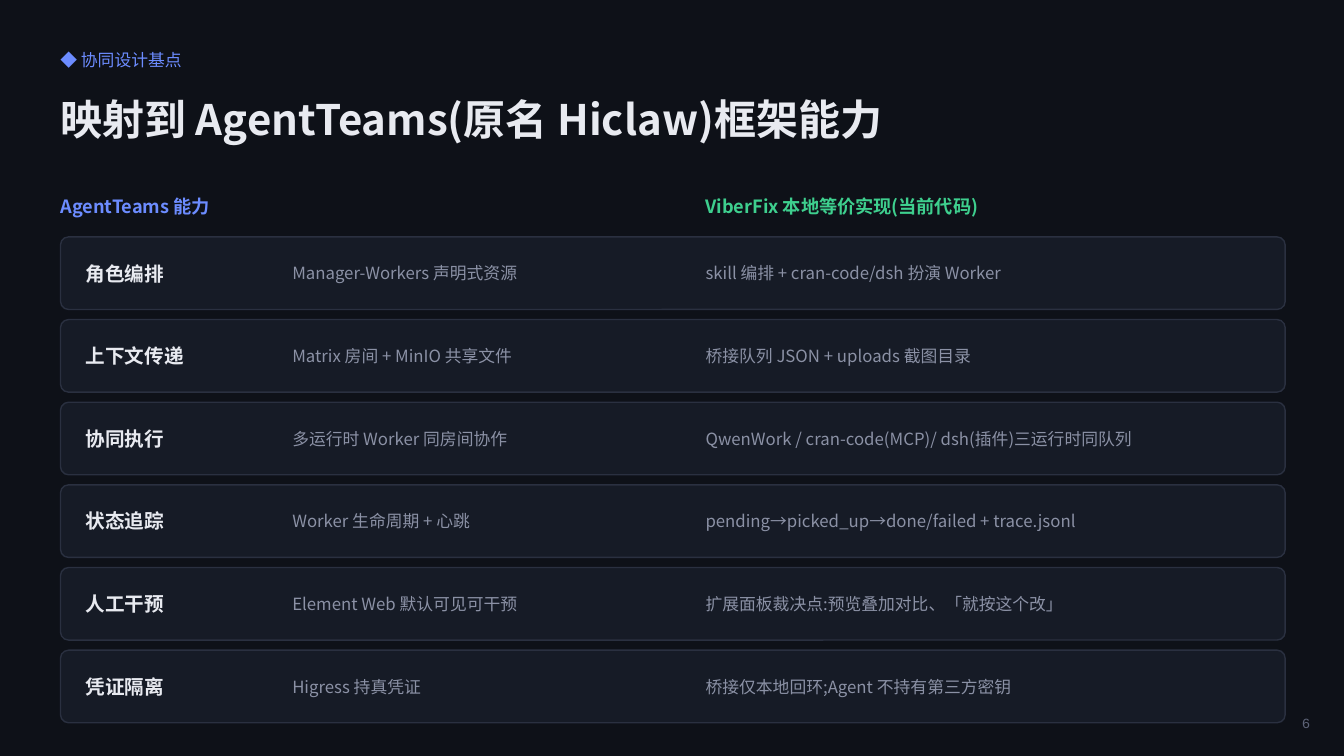
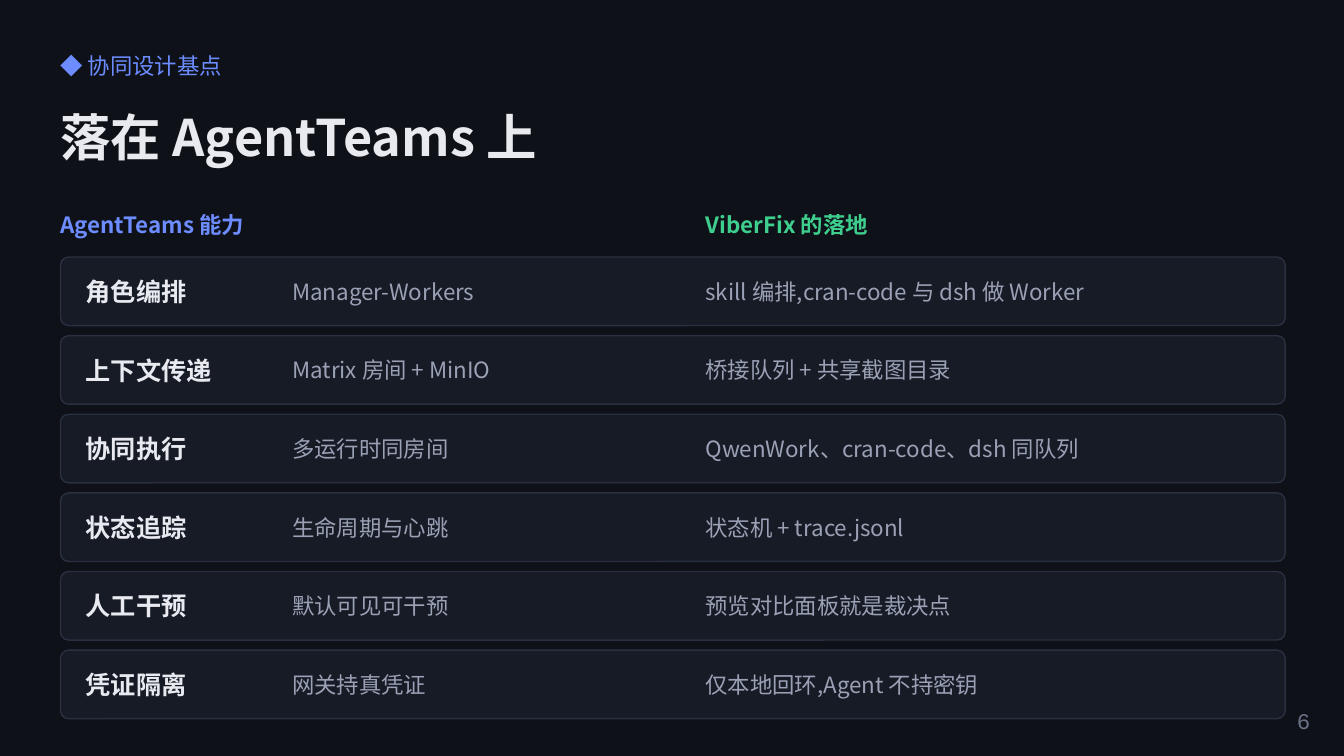
Before and after one commit to NLPark-Cran/viber-fix, a slide deck: slide 6 of contest/proposal.pptx. Drawn at 1344x756 pixels with LibreOffice and Linux fonts; fonts in the diff are those of the drawing. Boxes give left, top, right and bottom in pixels: in the first picture for what was removed or moved away, otherwise in the second. Text is boxed around its words. In the diff, an @@ line names an element or a change of style, - is before the commit and + after.

Commit message:
style: 方案 PPT 文案去 AI 味、字号升级(正文 20+/小字 16+),封面去掉赛事抬头

```diff
--- a/contest/proposal.pptx
+++ b/contest/proposal.pptx
@@ text "◆ 协同设计基点" at bbox=[88, 55, 222, 76]: size 12 to 16 pt @@
@@ text at bbox=[60, 113, 537, 169]: text changed; size 30 to 36 pt @@
-映射到 AgentTeams(原名 Hiclaw)框架能力
+落在 AgentTeams 上
@@ text "AgentTeams 能力": place and size @@
-text "AgentTeams 能力" at bbox=[60, 197, 209, 218]
+text "AgentTeams 能力" at bbox=[60, 214, 245, 238]
@@ text "AgentTeams 能力" at bbox=[60, 214, 245, 238]: size 13 to 16 pt @@
@@ text at bbox=[706, 214, 868, 235]: text changed; size 13 to 16 pt @@
-ViberFix 本地等价实现(当前代码)
+ViberFix 的落地
@@ proportions changed in 6 elements at bbox=[60, 572, 1286, 640], bbox=[60, 650, 1286, 719], bbox=[60, 493, 1286, 562], bbox=[60, 414, 1286, 483], bbox=[60, 336, 1286, 404], bbox=[60, 257, 1286, 326] @@
@@ rounded rectangle: place and size @@
-rounded rectangle at bbox=[60, 237, 1286, 310]
+rounded rectangle at bbox=[60, 257, 1286, 326]
@@ size 14 to 18 pt in 6 elements at bbox=[86, 593, 187, 618], bbox=[86, 672, 187, 697], bbox=[86, 515, 187, 540], bbox=[86, 436, 187, 461], bbox=[86, 358, 212, 383], bbox=[86, 279, 187, 304] @@
@@ text "角色编排": place and size @@
-text "角色编排" at bbox=[86, 264, 164, 283]
+text "角色编排" at bbox=[86, 279, 187, 304]
@@ text at bbox=[292, 282, 474, 305]: text changed; size 12 to 16 pt; text colour #8B91A5 to #9AA1B5 @@
-Manager-Workers 声明式资源
+Manager-Workers
@@ text at bbox=[706, 281, 1085, 304]: text changed; size 12 to 16 pt; text colour #8B91A5 to #9AA1B5 @@
-skill 编排 + cran-code/dsh 扮演 Worker
+skill 编排,cran-code 与 dsh 做 Worker
@@ rounded rectangle: place and size @@
-rounded rectangle at bbox=[60, 320, 1286, 392]
+rounded rectangle at bbox=[60, 336, 1286, 404]
@@ text "上下文传递": place and size @@
-text "上下文传递" at bbox=[86, 346, 184, 365]
+text "上下文传递" at bbox=[86, 358, 212, 383]
@@ text at bbox=[292, 359, 490, 380]: text changed; size 12 to 16 pt; text colour #8B91A5 to #9AA1B5 @@
-Matrix 房间 + MinIO 共享文件
+Matrix 房间 + MinIO
@@ text at bbox=[706, 359, 951, 380]: text changed; size 12 to 16 pt; text colour #8B91A5 to #9AA1B5 @@
-桥接队列 JSON + uploads 截图目录
+桥接队列 + 共享截图目录
@@ rounded rectangle: place and size @@
-rounded rectangle at bbox=[60, 402, 1286, 475]
+rounded rectangle at bbox=[60, 414, 1286, 483]
@@ text "协同执行": place and size @@
-text "协同执行" at bbox=[86, 429, 164, 448]
+text "协同执行" at bbox=[86, 436, 187, 461]
@@ text at bbox=[292, 438, 448, 459]: text changed; size 12 to 16 pt; text colour #8B91A5 to #9AA1B5 @@
-多运行时 Worker 同房间协作
+多运行时同房间
@@ text at bbox=[706, 438, 1079, 461]: text changed; size 12 to 16 pt; text colour #8B91A5 to #9AA1B5 @@
-QwenWork / cran-code(MCP)/ dsh(插件)三运行时同队列
+QwenWork、cran-code、dsh 同队列
@@ rounded rectangle: place and size @@
-rounded rectangle at bbox=[60, 485, 1286, 558]
+rounded rectangle at bbox=[60, 493, 1286, 562]
@@ text at bbox=[292, 517, 448, 538]: text changed; size 12 to 16 pt; text colour #8B91A5 to #9AA1B5 @@
-Worker 生命周期 + 心跳
+生命周期与心跳
@@ text at bbox=[706, 517, 904, 541]: text changed; size 12 to 16 pt; text colour #8B91A5 to #9AA1B5 @@
-pending→picked_up→done/failed + trace.jsonl
+状态机 + trace.jsonl
@@ rounded rectangle: place and size @@
-rounded rectangle at bbox=[60, 568, 1286, 640]
+rounded rectangle at bbox=[60, 572, 1286, 640]
@@ text at bbox=[292, 595, 448, 616]: text changed; size 12 to 16 pt; text colour #8B91A5 to #9AA1B5 @@
-Element Web 默认可见可干预
+默认可见可干预
@@ text at bbox=[706, 595, 952, 616]: text changed; size 12 to 16 pt; text colour #8B91A5 to #9AA1B5 @@
-扩展面板裁决点:预览叠加对比、「就按这个改」
+预览对比面板就是裁决点
@@ rounded rectangle: place and size @@
-rounded rectangle at bbox=[60, 650, 1286, 723]
+rounded rectangle at bbox=[60, 650, 1286, 719]
@@ text at bbox=[292, 674, 426, 695]: text changed; size 12 to 16 pt; text colour #8B91A5 to #9AA1B5 @@
-Higress 持真凭证
+网关持真凭证
@@ text at bbox=[706, 674, 978, 698]: text changed; size 12 to 16 pt; text colour #8B91A5 to #9AA1B5 @@
-桥接仅本地回环;Agent 不持有第三方密钥
+仅本地回环,Agent 不持密钥
@@ text "6" at bbox=[1297, 714, 1310, 729]: size 10 to 16 pt, text colour #5D6377 to #6B7288 @@
```
Also in this commit, not shown: 13 other slides changed, 1 other file.
